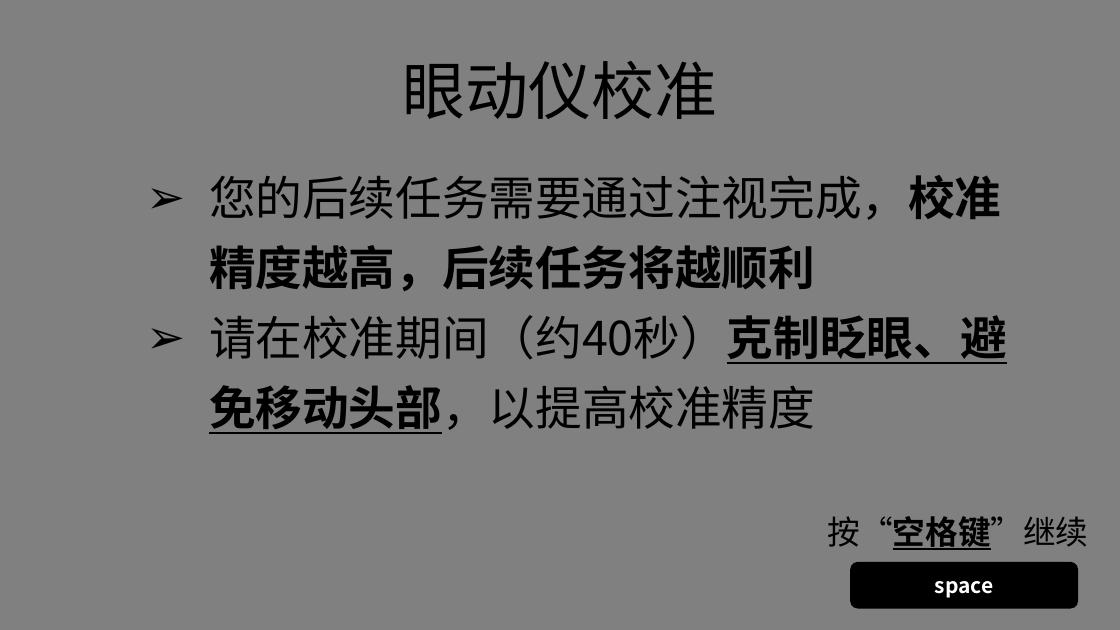
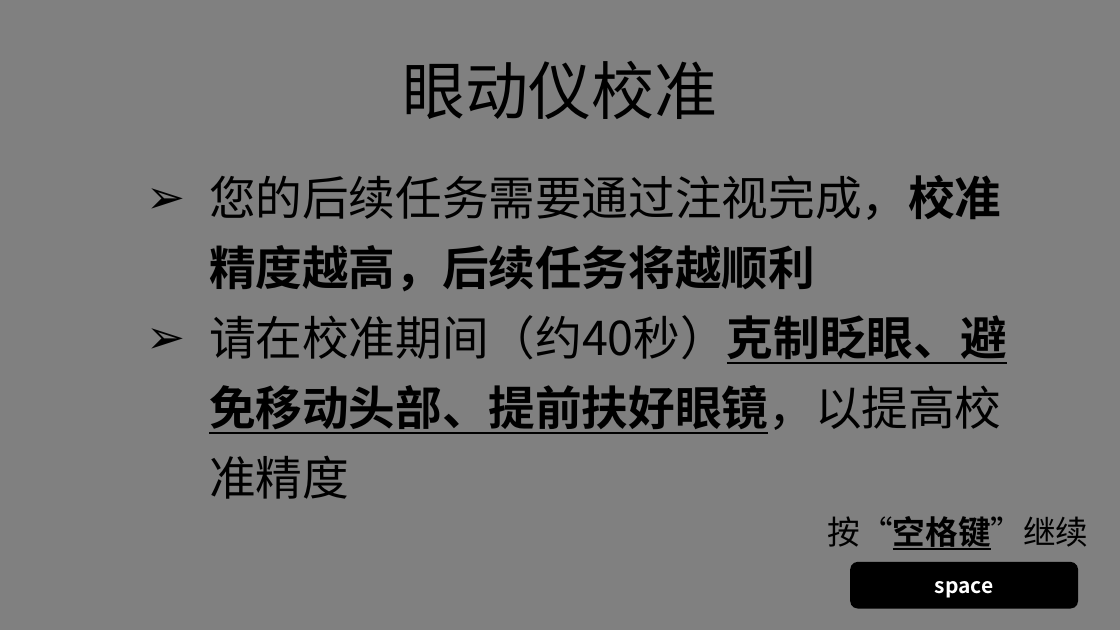
Before and after one commit to lyxose/FreeView, a slide deck: slide 2 of Instructions.pptx. Drawn at 1120x630 pixels with LibreOffice and Linux fonts; fonts in the diff are those of the drawing. Boxes give left, top, right and bottom in pixels: in the first picture for what was removed or moved away, otherwise in the second. Text is boxed around its words. In the diff, an @@ line names an element or a change of style, - is before the commit and + after.

```diff
--- a/Instructions.pptx
+++ b/Instructions.pptx
@@ text at (209, 315, 1007, 499): text changed @@
-➢ 请在校准期间（约40秒）克制眨眼、避免移动头部，以提高校准精度
+➢ 请在校准期间（约40秒）克制眨眼、避免移动头部、提前扶好眼镜，以提高校准精度
```
Also in this commit, not shown: 10 other slides changed, 11 other files.
